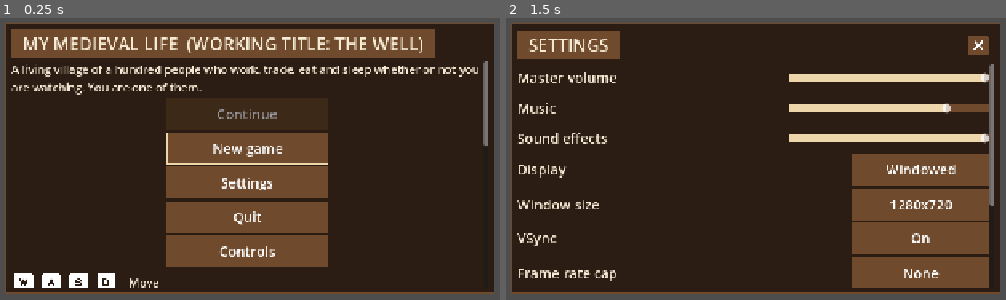
Above: before the commit, frames 1-2 (left to right).
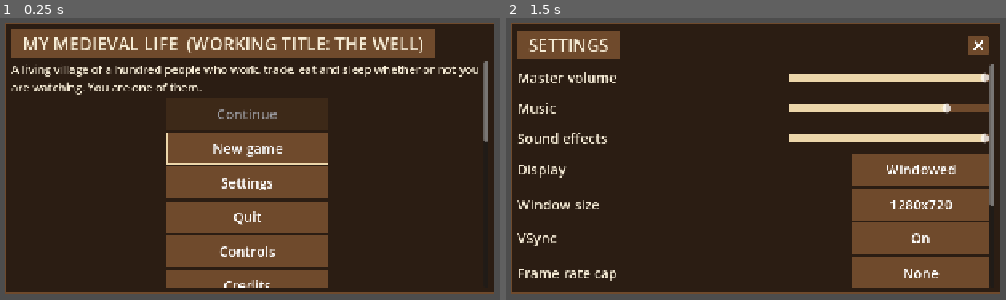
Above: after the commit, the same moments.

Repository: verbal76/My-Medieval-Life
Game: Godot game, scene res://scenes/main.tscn
Same seed, same stepped clock (60 frames per second), same inputs: the game is played once before the commit and once after it.
Inputs:
- Up to frame 1 (0.25 s): no input
- Up to frame 2 (1.5 s): click "Settings" at 0.5 s; click "Back" at 1.25 s

The runs differ from the first frame. In frame 1, 2.9% of the frame differs, in the area x 2-98%, y 43-96%; in frame 2, nothing differs.

Commit message:
Credit every asset pack's creator on a Credits page
Owner rule: every third-party pack is credited by creator and name,
whatever its licence. game/data/credits.json lists them (creators from
each pack's licence file or the manifest; three marked to be confirmed)
and the title screen's Credits page shows them (checked in a
screenshot; --panel credits). run_tests test_credits checks that every
archive and asset folder in the repository and every source in
game/assets/PROVENANCE.json is credited (3428 checks); start_test and
play_test pass.

Co-Authored-By: Claude Opus 5.5 <noreply@anthropic.com>
Claude-Session: https://claude.ai/code/session_01Twyxni5CnEyE5LMG3EMiFY

Diff:
--- /dev/null
+++ b/game/data/credits.json
@@ -0,0 +1,32 @@
+{
+ "format": "mml-credits/1",
+ "note": "Every third-party asset pack in the project, credited on the title screen's Credits page whether or not its licence requires it (owner rule, CLAUDE.md section 3). 'sources' are the archive or folder names in the repository root (ASSET_MANIFEST.md) and in game/assets/PROVENANCE.json; run_tests checks that every one is credited. Creators come from each pack's own licence file or the asset manifest; 'to be confirmed' where neither names one.",
+ "packs": [
+  {"creator": "Shade", "packs": "Puny World (paid and free tilesets), Puny Characters, Puny Monsters, Puny Dungeon, Puny Skills, Puny Myth Creatures, 16x16 Miniworld Sprites, 16x16 Assorted RPG Icons", "licence": "Paid, free and CC0",
+   "sources": ["PUNY-WORLD-PAID_v1.zip", "PUNY_WORLD_v1.zip", "PUNY_CHARACTERS_v2.1.zip", "PUNY_CHARACTERS_v2.1_tdsm-2026.zip", "Puny-Characters.zip", "PunyMonsters.zip", "PUNY_DUNGEON_v1.zip", "PUNY_SKILLS_v1.zip", "PUNY_MYTH-CREATURES-RPGMAKER_v1.zip", "MiniWorldSprites.zip", "16x16 Assorted RPG Icons (partial)", "punyworld-dungeon-tileset.png", "Miniworld-Guide.docx"]},
+  {"creator": "octoshrimpy", "packs": "16x16 miniworld + (rainbow refresh and indoor update)", "licence": "CC BY 4.0",
+   "sources": ["miniworld +__rainbow-refresh.zip", "16x16 miniworld - octoshrimpy  -  indoor update.zip"]},
+  {"creator": "Kurt Gabriel Averilla Sotelo", "packs": "16x16 Jewelry RPG Icons, 16x16 Survival RPG Icons", "licence": "Paid",
+   "sources": ["16x16 Jewelry RPG Icons.zip", "16x16 Survival RPG Icons.zip"]},
+  {"creator": "to be confirmed", "packs": "16x16 Armour RPG Icons", "licence": "Paid",
+   "sources": ["16x16 Armour RPG Icons.zip"]},
+  {"creator": "shubibubi", "packs": "Cozy Farm (full version)", "licence": "Paid",
+   "sources": ["CozyFarm_full_version.zip"]},
+  {"creator": "SunGraphica", "packs": "Simple Flat Game Interface Kit, 600 Clean and Minimal Game Icons", "licence": "Paid",
+   "sources": ["Simple_Falt_Game_Interface_Pack.zip", "SunGraphica_Minimal_Icons_FREE.zip"]},
+  {"creator": "to be confirmed", "packs": "Flat Game UI Icon Pack", "licence": "To be confirmed",
+   "sources": ["Flat Game UI Icon Pack"]},
+  {"creator": "Kenney (kenney.nl)", "packs": "Input Prompts, Splat Pack", "licence": "CC0",
+   "sources": ["kenney_input-prompts_1.5.zip", "kenney_splatpack.zip"]},
+  {"creator": "Gustavo Vituri", "packs": "Tiny Ranch", "licence": "Free",
+   "sources": ["TinyRanch_Assets.zip"]},
+  {"creator": "YET ART STUDIO", "packs": "Living Forest: Tree Lifecycle & Chopping System (\"Trees by YET ART STUDIO\"), with CC0 sound sources by Kenney, farfadet46 and EZduzziteh", "licence": "Paid",
+   "sources": ["LivingForest_v1.3.2.unitypackage"]},
+  {"creator": "to be confirmed", "packs": "Character Customizer", "licence": "To be confirmed",
+   "sources": ["Character-Customizer.zip"]},
+  {"creator": "Hot Attic Games", "packs": "My Medieval Life icon (supplied by the owner)", "licence": "Own",
+   "sources": ["My_Medieval_Life_Icon_Pack.zip"]}
+ ],
+ "not_assets": ["ClimbUp_restore_backup.zip"],
+ "story": "World history after William Morris, The Well at the World's End (1896, public domain)."
+}
--- a/game/scripts/main.gd
+++ b/game/scripts/main.gd
@@ -209,6 +209,8 @@
 				ui.toast_t = 0.01
 			"opening":
 				_start(true)                     # a new game's first message (where paid work is)
+			"credits":
+				ui.show_credits()
 			"manor_offer":
 				# the reeve's day of work for the manor (the answer to "Any work for me?")
 				var reeve: NPC = world.npc(world.reeve_id)
--- a/game/scripts/ui/game_ui.gd
+++ b/game/scripts/ui/game_ui.gd
@@ -797,7 +797,19 @@
 	if not main.settings.phone:
 		_button("Quit", func(): main.get_tree().quit())
 	_button("Controls", func(): show_controls(func(): show_title(main.can_continue())))
+	_button("Credits", show_credits)
 	_controls_list(scheme)
+
+
+## Every asset pack's creator, from game/data/credits.json (owner rule: everyone is credited).
+func show_credits() -> void:
+	var c: Dictionary = JSON.parse_string(FileAccess.get_file_as_string("res://data/credits.json"))
+	_open("credits", "Credits", true)
+	_label("My Medieval Life, by Hot Attic Games.", 18)
+	for p in c.packs:
+		_label("%s: %s (%s)" % [p.creator if p.creator != "to be confirmed" else "Creator to be confirmed", p.packs, p.licence], 15)
+	_label(str(c.story), 15)
+	_button("Back", func(): show_title(main.can_continue()))
 
 
 ## Character creation: name, family, male or female, and a look (face and clothes) from
--- a/game/tests/run_tests.gd
+++ b/game/tests/run_tests.gd
@@ -57,6 +57,7 @@
 	test_field_edges()
 	test_work_has_purpose()
 	test_no_child_pickpocket()
+	test_credits()
 	test_simulation(days)
 	test_save_round_trip()
 	print("%d checks, %d failures" % [checks, failures])
@@ -3405,3 +3406,32 @@
 	var c0 := k.coins
 	var r := w.pickpocket(k)
 	check(not r.ok and k.coins == c0 and w.player.crimes.is_empty(), "picking a child's pocket is refused: %s" % r.text)
+
+
+## Every asset pack in the project and every source of imported art is credited (owner rule).
+func test_credits() -> void:
+	var c: Dictionary = JSON.parse_string(FileAccess.get_file_as_string("res://data/credits.json"))
+	var credited := {}
+	for p in c.packs:
+		check(str(p.creator) != "" and str(p.packs) != "", "a credit names its creator and packs: %s" % p.packs)
+		for src in p.sources:
+			credited[str(src)] = true
+	for src in c.not_assets:
+		credited[str(src)] = true
+	var prov = JSON.parse_string(FileAccess.get_file_as_string("res://assets/PROVENANCE.json"))
+	var holder = prov.get("files", prov) if prov is Dictionary else prov
+	var entries: Array = holder if holder is Array else (holder as Dictionary).values()
+	var missing := {}
+	for f in entries:
+		var src := str(f.get("source_zip", f.get("zip", f.get("source", ""))))
+		if src != "" and not credited.has(src):
+			missing[src] = true
+	var root := ProjectSettings.globalize_path("res://").path_join("..")
+	for name in DirAccess.get_files_at(root):
+		if name.ends_with(".zip") or name.ends_with(".unitypackage"):
+			if not credited.has(name):
+				missing[name] = true
+	for name in DirAccess.get_directories_at(root):
+		if name in ["16x16 Assorted RPG Icons (partial)", "Flat Game UI Icon Pack"] and not credited.has(name):
+			missing[name] = true
+	check(missing.is_empty(), "every asset pack and imported-art source is credited %s" % [missing.keys()])
